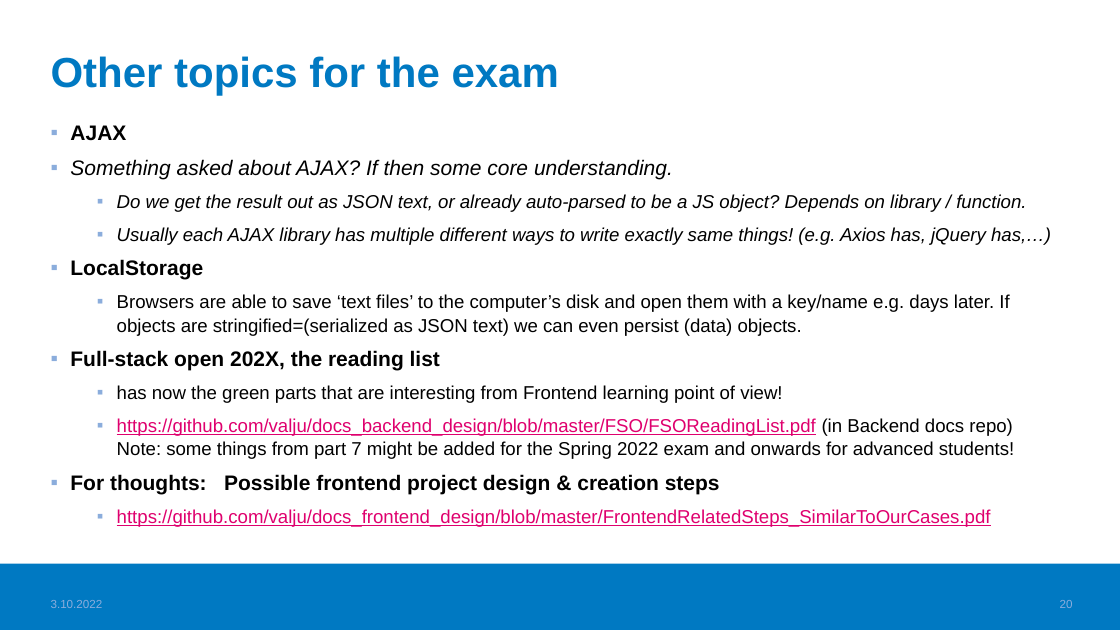
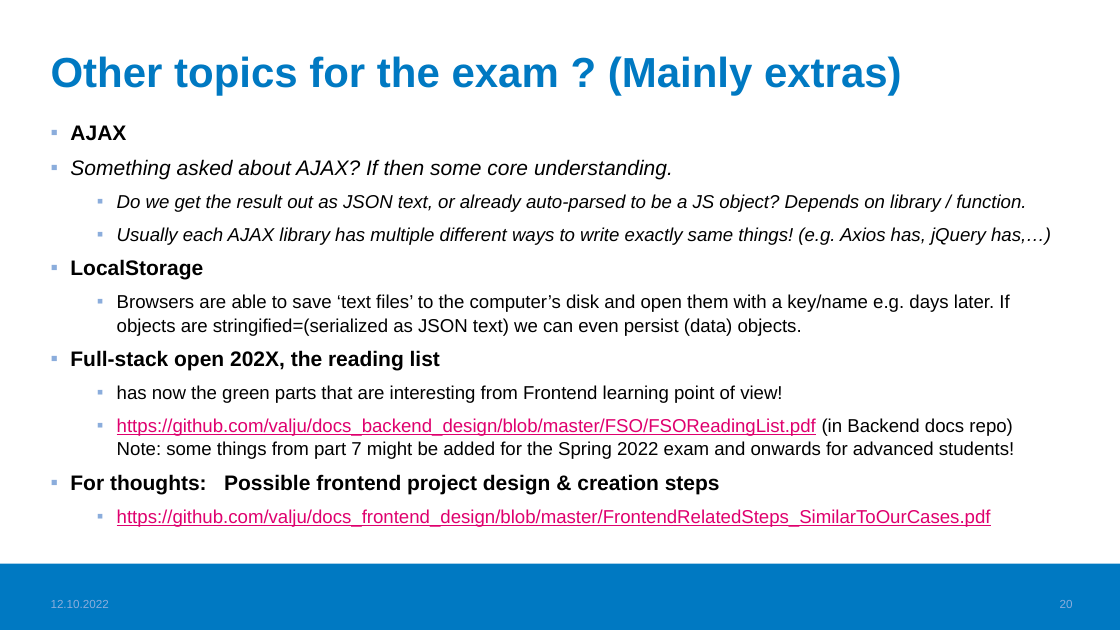
Before and after one commit to valju/docs_frontend_design, a slide deck: slide 20 of FrontendStuff_ForExam.pptx. Drawn at 1120x630 pixels with LibreOffice and Linux fonts; fonts in the diff are those of the drawing; background and template pictures are left out. Boxes give left, top, right and bottom in pixels: in the first picture for what was removed or moved away, otherwise in the second. Text is boxed around its words. In the diff, an @@ line names an element or a change of style, - is before the commit and + after.

```diff
--- a/FrontendStuff_ForExam.pptx
+++ b/FrontendStuff_ForExam.pptx
@@ title at [51,56,902,96]: text changed @@
-Other topics for the exam
+Other topics for the exam ? (Mainly extras)
@@ text at [51,600,109,608]: text changed @@
-3.10.2022
+12.10.2022
```
Also in this commit, not shown: 19 other slides changed, 3 other files.
